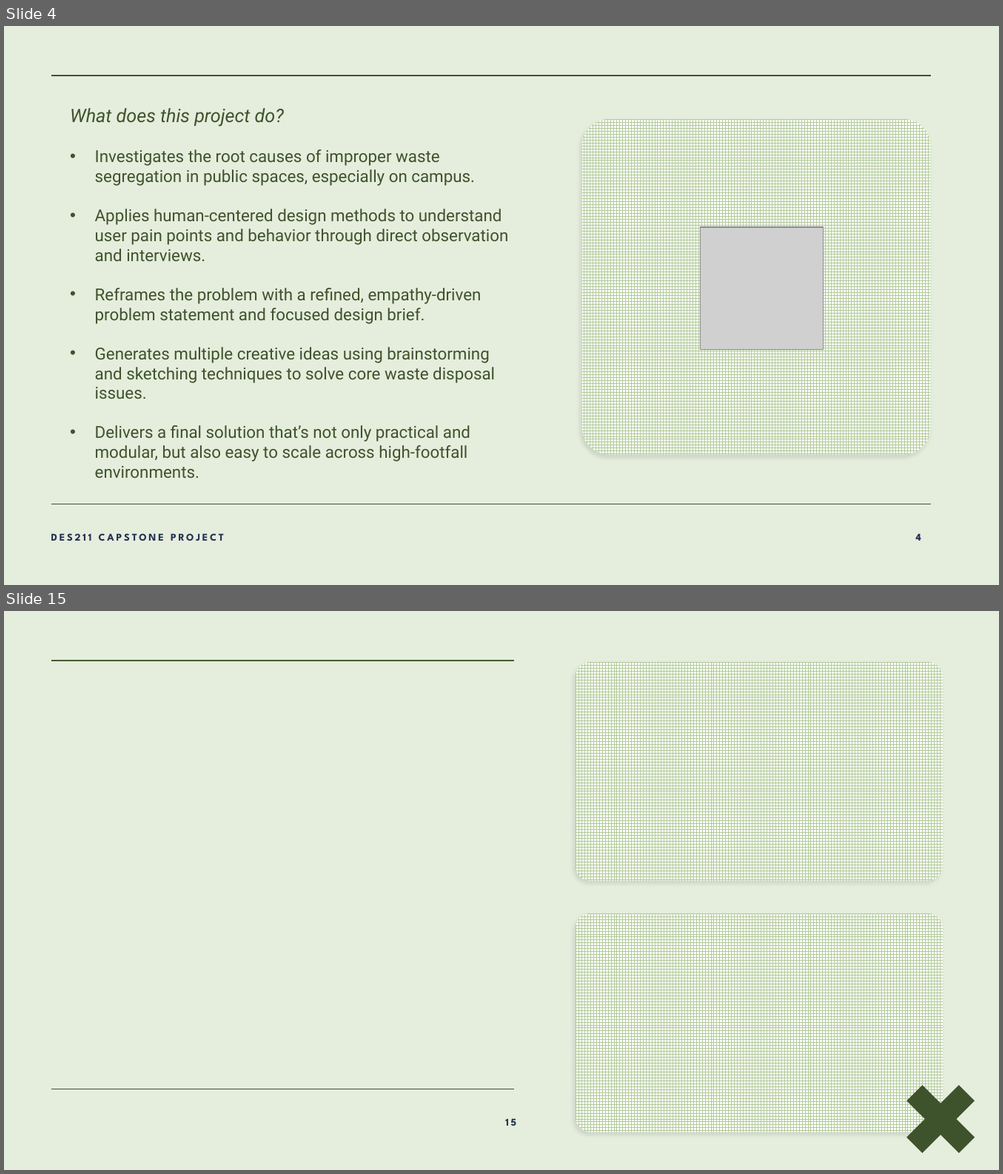
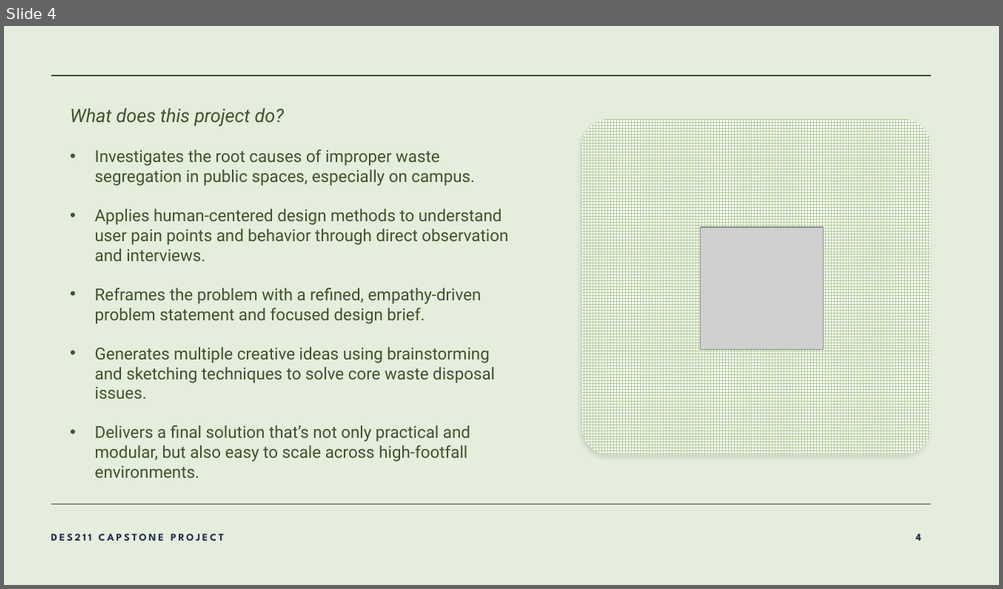
Before and after one commit to lalitm1004/DES211-CCD, a slide deck: presentation.pptx. Shown one above the other, each under a label of ours: slides 4 and 15 before the commit, slide 4 after it; the slides between them are not shown. The pictures are 1003x1174 and 1003x589 pixels, drawn with LibreOffice and Linux fonts; fonts in the diff are those of the drawing; grey boxes stand for pictures; background and template pictures are left out. Boxes give left, top, right and bottom in pixels: in the first picture for what was removed or moved away, otherwise in the second. Text is boxed around its words. In the diff, an @@ line names an element or a change of style, - is before the commit and + after.

```diff
--- a/presentation.pptx
+++ b/presentation.pptx
@@ slide 15 removed at [4, 611, 999, 1170], background #E5EDDD @@
@@ line removed from (52, 661) to (514, 661) @@
@@ rounded rectangle removed at [575, 662, 942, 881] @@
@@ rounded rectangle removed at [575, 914, 942, 1133] @@
@@ plus removed at [888, 1068, 992, 1170] @@
@@ line removed from (52, 1090) to (514, 1090) @@
@@ page number removed at [505, 1119, 516, 1126] @@
-15
```
Also in this commit, not shown: 7 slides changed, 10 slides added, 8 other slides removed.
